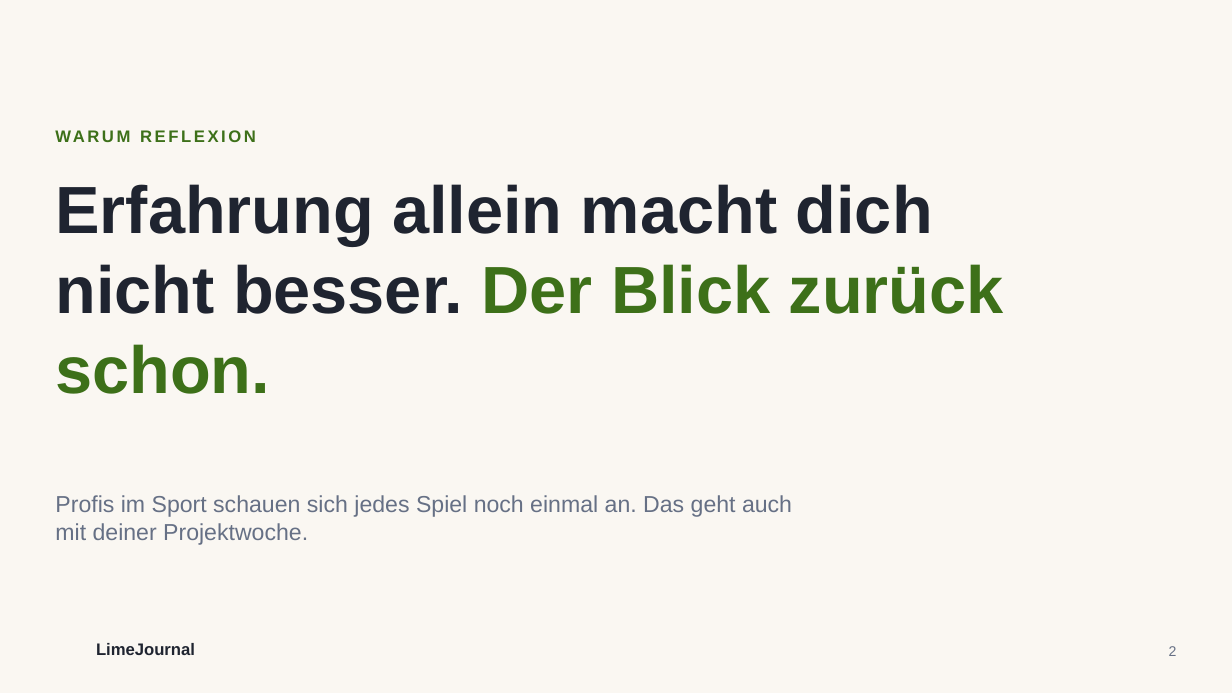
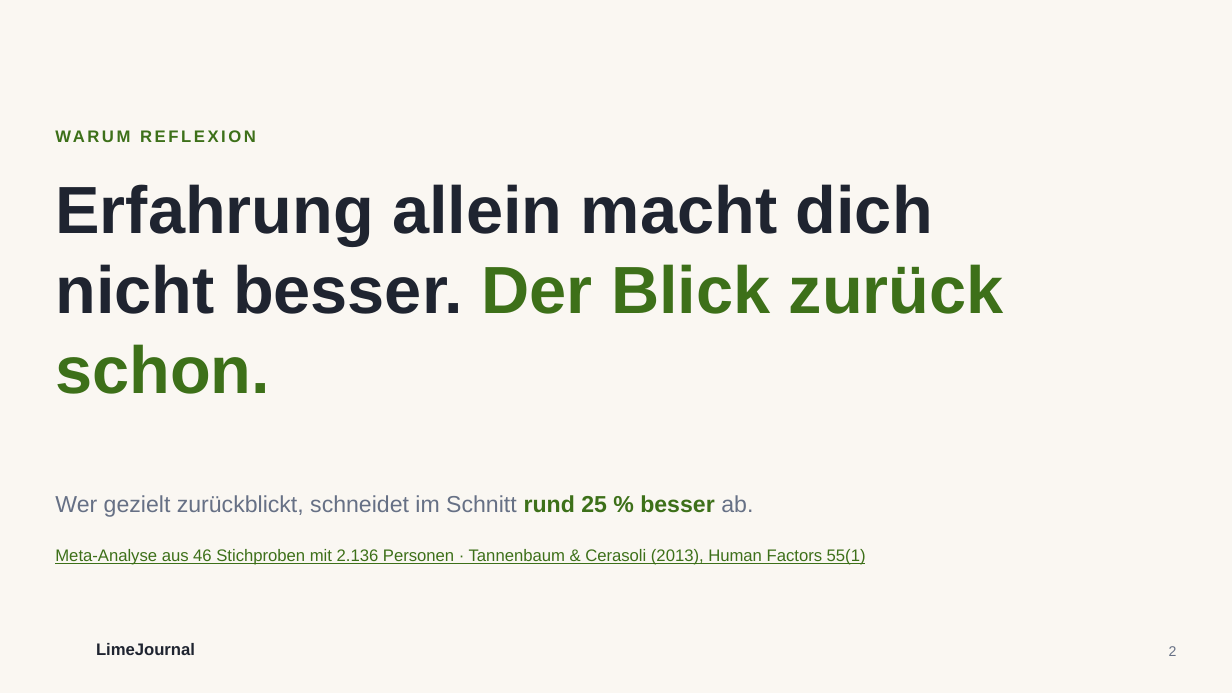
Before and after one commit to christian-klng/journaling-app, a slide deck: slide 2 of praesentation/LimeJournal-Studie.pptx. Drawn at 1232x693 pixels with LibreOffice and Linux fonts; fonts in the diff are those of the drawing; background and template pictures are left out. Boxes give left, top, right and bottom in pixels: in the first picture for what was removed or moved away, otherwise in the second. Text is boxed around its words. In the diff, an @@ line names an element or a change of style, - is before the commit and + after.

```diff
--- a/praesentation/LimeJournal-Studie.pptx
+++ b/praesentation/LimeJournal-Studie.pptx
@@ text at [55,495,753,517]: text changed @@
-Profis im Sport schauen sich jedes Spiel noch einmal an. Das geht auch mit deiner Projektwoche.
+Wer gezielt zurückblickt, schneidet im Schnitt rund 25 % besser ab.
@@ text added at [55,549,866,565], 13 pt, text #3D7019, underline @@
+Meta-Analyse aus 46 Stichproben mit 2.136 Personen · Tannenbaum & Cerasoli (2013), Human Factors 55(1)
```
